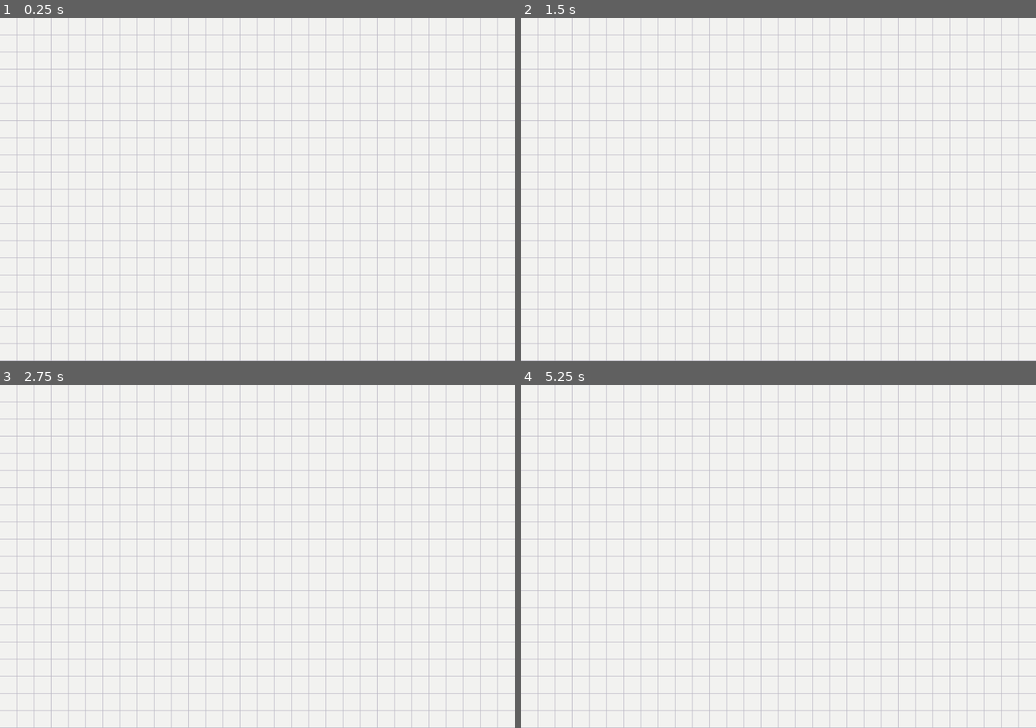
Above: before the commit, frames 1-4 (two rows, left to right).
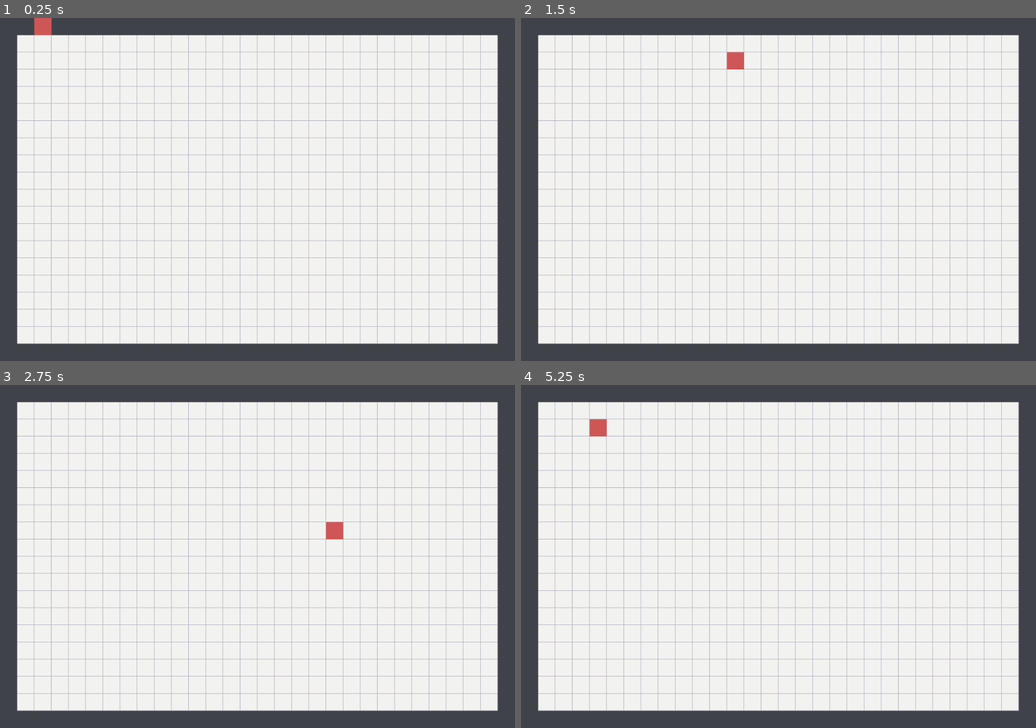
Above: after the commit, the same moments.

Repository: mandresik/Godot-snake
Game: Godot game, scene res://scenes/world.tscn
The game is run twice, just before and just after one commit, with the same random seed, the same clock (stepped at 60 frames per second) and the same inputs.
Inputs:
- Up to frame 1 (0.25 s): no input
- Up to frame 2 (1.5 s): hold Right (move_right, bound only after the commit) 0.53-1.28 s; hold Down (move_down, bound only after the commit) from 1.28 s (still down)
- Up to frame 3 (2.75 s): release Down (move_down, bound only after the commit) at 2.03 s; hold Right (move_right, bound only after the commit) from 2.03 s (still down)
- Up to frame 4 (5.25 s): release Right (move_right, bound only after the commit) at 2.78 s; hold Up (move_up, bound only after the commit) 2.78-3.53 s; hold Left (move_left, bound only after the commit) 3.53-5.03 s; hold Down (move_down, bound only after the commit) from 5.03 s (still down)

The runs differ from the first frame. In frame 1, 16% of the frame differs, in the area x 0-100%, y 0-100%; in frame 2, 16%; in frame 3, 16%; in frame 4, 16%.

Commit message:
cell movement and bounds

Diff:
--- a/project.godot
+++ b/project.godot
@@ -23,3 +23,26 @@
 
 window/size/viewport_width=960
 window/size/viewport_height=640
+
+[input]
+
+move_up={
+"deadzone": 0.5,
+"events": [Object(InputEventKey,"resource_local_to_scene":false,"resource_name":"","device":0,"window_id":0,"alt_pressed":false,"shift_pressed":false,"ctrl_pressed":false,"meta_pressed":false,"pressed":false,"keycode":0,"physical_keycode":4194320,"key_label":0,"unicode":0,"echo":false,"script":null)
+]
+}
+move_down={
+"deadzone": 0.5,
+"events": [Object(InputEventKey,"resource_local_to_scene":false,"resource_name":"","device":0,"window_id":0,"alt_pressed":false,"shift_pressed":false,"ctrl_pressed":false,"meta_pressed":false,"pressed":false,"keycode":0,"physical_keycode":4194322,"key_label":0,"unicode":0,"echo":false,"script":null)
+]
+}
+move_right={
+"deadzone": 0.5,
+"events": [Object(InputEventKey,"resource_local_to_scene":false,"resource_name":"","device":0,"window_id":0,"alt_pressed":false,"shift_pressed":false,"ctrl_pressed":false,"meta_pressed":false,"pressed":false,"keycode":0,"physical_keycode":4194321,"key_label":0,"unicode":0,"echo":false,"script":null)
+]
+}
+move_left={
+"deadzone": 0.5,
+"events": [Object(InputEventKey,"resource_local_to_scene":false,"resource_name":"","device":0,"window_id":0,"alt_pressed":false,"shift_pressed":false,"ctrl_pressed":false,"meta_pressed":false,"pressed":false,"keycode":0,"physical_keycode":4194319,"key_label":0,"unicode":0,"echo":false,"script":null)
+]
+}
--- a/scenes/world.tscn
+++ b/scenes/world.tscn
@@ -1,8 +1,12 @@
-[gd_scene load_steps=2 format=3 uid="uid://cprfaqvv6sgw"]
+[gd_scene load_steps=3 format=3 uid="uid://cprfaqvv6sgw"]
 
 [ext_resource type="Script" path="res://scripts/grid.gd" id="1_ae6fg"]
+[ext_resource type="Script" path="res://scripts/snake.gd" id="2_om1ol"]
 
 [node name="world" type="Node2D"]
 
 [node name="grid" type="Node2D" parent="."]
 script = ExtResource("1_ae6fg")
+
+[node name="snake" type="Node2D" parent="."]
+script = ExtResource("2_om1ol")
--- a/scripts/colors.gd
+++ b/scripts/colors.gd
@@ -4,6 +4,7 @@
 const WHITE := Color("F2F2F0")
 const BLACK := Color("23213D")
 const GREY := Color("B9B5C3")
+const DARK_GREY := Color("3F4349")
 
 const RED := Color("CF5656")
 const BLUE := Color("7AE0DD")
--- a/scripts/game.gd
+++ b/scripts/game.gd
@@ -5,3 +5,8 @@
 const CELL_SIZE := Vector2(32, 32)
 
 const CELLS_COUNT := Vector2(GRID_SIZE.x / CELL_SIZE.x, GRID_SIZE.y / CELL_SIZE.y)
+
+const LEFT_BORDER := 0
+const RIGHT_BORDER := GRID_SIZE.x - CELL_SIZE.x
+const TOP_BORDER := 0
+const BOTTOM_BORDER := GRID_SIZE.y - CELL_SIZE.y
--- a/scripts/grid.gd
+++ b/scripts/grid.gd
@@ -9,6 +9,7 @@
 	pass
 
 func _draw() -> void:
+	# background
 	draw_rect(Rect2(0, 0, Game.GRID_SIZE.x, Game.GRID_SIZE.y), Colors.WHITE)
 
 	# vertical lines
@@ -18,7 +19,13 @@
 		draw_line(from, to, Colors.GREY)
 
 	# horizontal lines
-	for i in Game.CELLS_COUNT.x:
+	for i in Game.CELLS_COUNT.y:
 		var from := Vector2(0, i * Game.CELL_SIZE.y)
 		var to := Vector2(Game.GRID_SIZE.x, from.y)
 		draw_line(from, to, Colors.GREY)
+
+	# borders
+	draw_rect(Rect2(0, 0, Game.GRID_SIZE.x, Game.CELL_SIZE.y), Colors.DARK_GREY)
+	draw_rect(Rect2(0, Game.GRID_SIZE.y - Game.CELL_SIZE.y, Game.GRID_SIZE.x, Game.CELL_SIZE.y), Colors.DARK_GREY)
+	draw_rect(Rect2(Game.GRID_SIZE.x - Game.CELL_SIZE.x, 0, Game.CELL_SIZE.x, Game.GRID_SIZE.y), Colors.DARK_GREY)
+	draw_rect(Rect2(0, 0, Game.CELL_SIZE.x, Game.GRID_SIZE.y), Colors.DARK_GREY)
--- /dev/null
+++ b/scripts/snake.gd
@@ -0,0 +1,45 @@
+extends Node2D
+
+var head := SnakeCell.new()
+
+var currDirection := Vector2.RIGHT
+var nextDirection := Vector2.RIGHT
+
+var tweenMove: Tween
+
+
+func _ready():
+	head.size = Game.CELL_SIZE
+	head.color = Colors.RED
+
+	tweenMove = create_tween().set_loops()
+	tweenMove.tween_callback(move).set_delay(0.1)
+
+func _process(delta):
+	queue_redraw()
+
+
+func _draw():
+	draw_rect(head.get_rect(), head.color)
+
+func _input(event):
+	if event.is_action_pressed("move_left") and currDirection != Vector2.RIGHT:
+		nextDirection = Vector2.LEFT
+	if event.is_action_pressed("move_right") and currDirection != Vector2.LEFT:
+		nextDirection = Vector2.RIGHT
+	if event.is_action_pressed("move_up") and currDirection != Vector2.DOWN:
+		nextDirection = Vector2.UP
+	if event.is_action_pressed("move_down") and currDirection != Vector2.UP:
+		nextDirection = Vector2.DOWN
+
+
+func move() -> void:
+	currDirection = nextDirection
+	var nextPosition = head.currPosition + (currDirection * Game.CELL_SIZE)
+	check_bounds(nextPosition)
+	head.currPosition = nextPosition
+
+func check_bounds(nextPosition: Vector2) -> void:
+	if (nextPosition.x == Game.LEFT_BORDER or nextPosition.x == Game.RIGHT_BORDER or
+		nextPosition.y == Game.TOP_BORDER or nextPosition.y == Game.BOTTOM_BORDER):
+		print("out of plane")
--- /dev/null
+++ b/scripts/snakeCell.gd
@@ -0,0 +1,8 @@
+class_name SnakeCell
+
+var currPosition := Vector2()
+var size := Vector2()
+var color := Color()
+
+func get_rect() -> Rect2:
+	return Rect2(currPosition, size)
